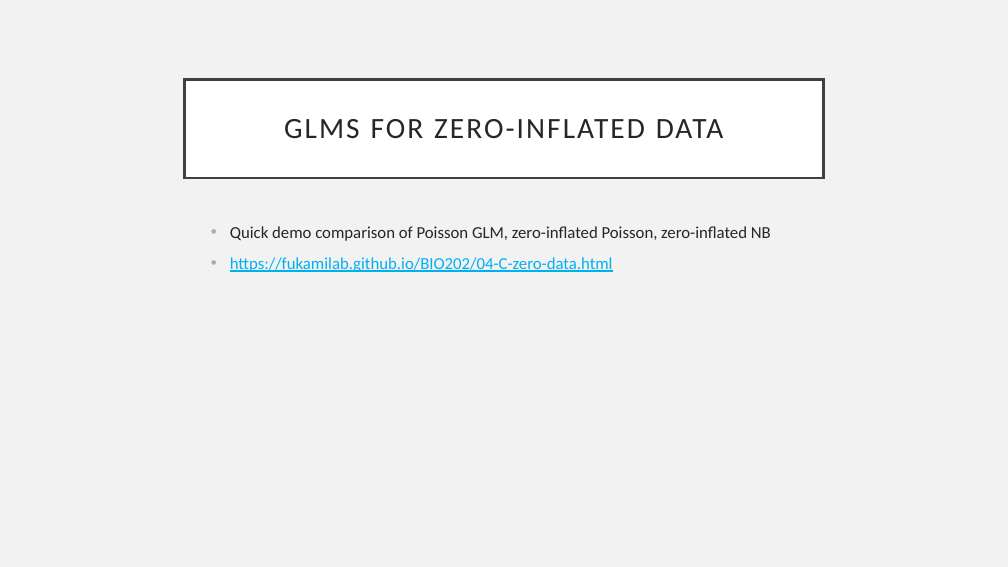
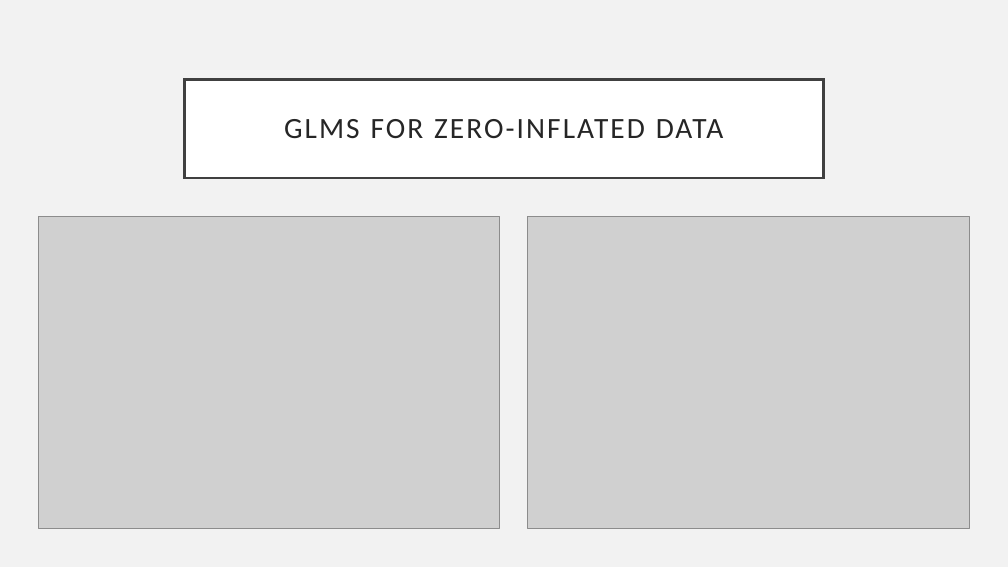
Before and after one commit to eholdmore/StatsForCompBio, a slide deck: slide 28 of Stats-for-Comp-Bio.pptx (slide 27 before the commit). Drawn at 1008x567 pixels with LibreOffice and Linux fonts; fonts in the diff are those of the drawing; grey boxes stand for pictures. Boxes give left, top, right and bottom in pixels: in the first picture for what was removed or moved away, otherwise in the second. Text is boxed around its words. In the diff, an @@ line names an element or a change of style, - is before the commit and + after.

```diff
--- a/Stats-for-Comp-Bio.pptx
+++ b/Stats-for-Comp-Bio.pptx
@@ picture added at box(39, 216, 500, 529) @@
@@ text removed at box(230, 226, 771, 272) @@
-  • Quick demo comparison of Poisson GLM, zero-inflated Poisson, zero-inflated NB
-  • https://fukamilab.github.io/BIO202/04-C-zero-data.html
@@ picture added at box(527, 216, 969, 529) @@
```
Also in this commit, not shown: 9 other slides changed, 4 slides added, 1 slide removed, 2 other files.
